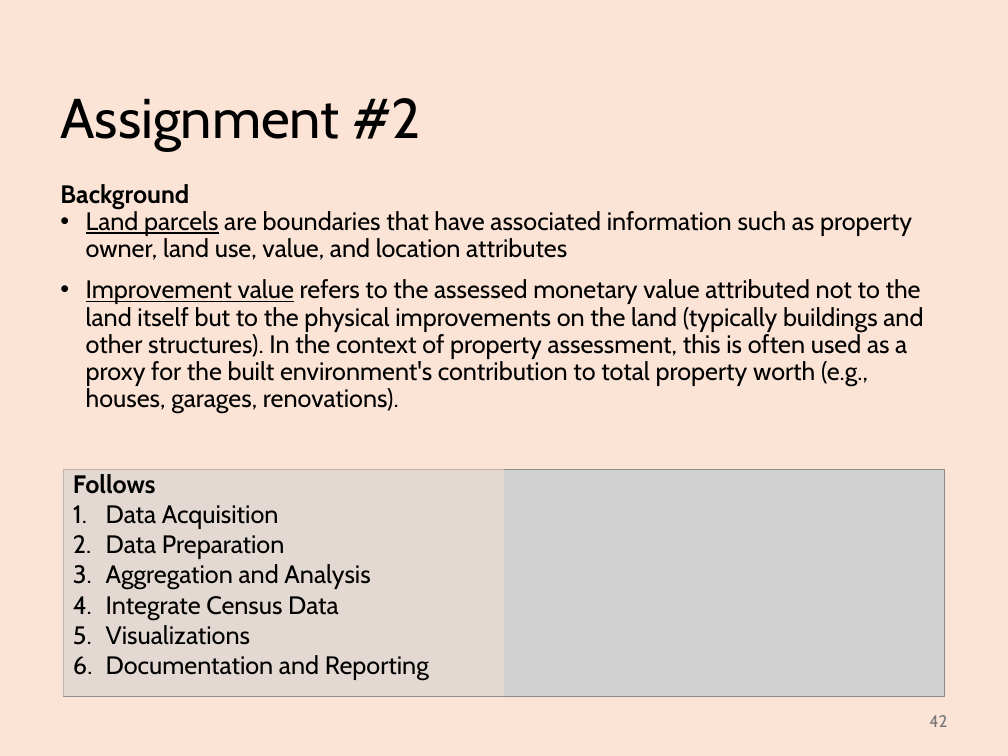
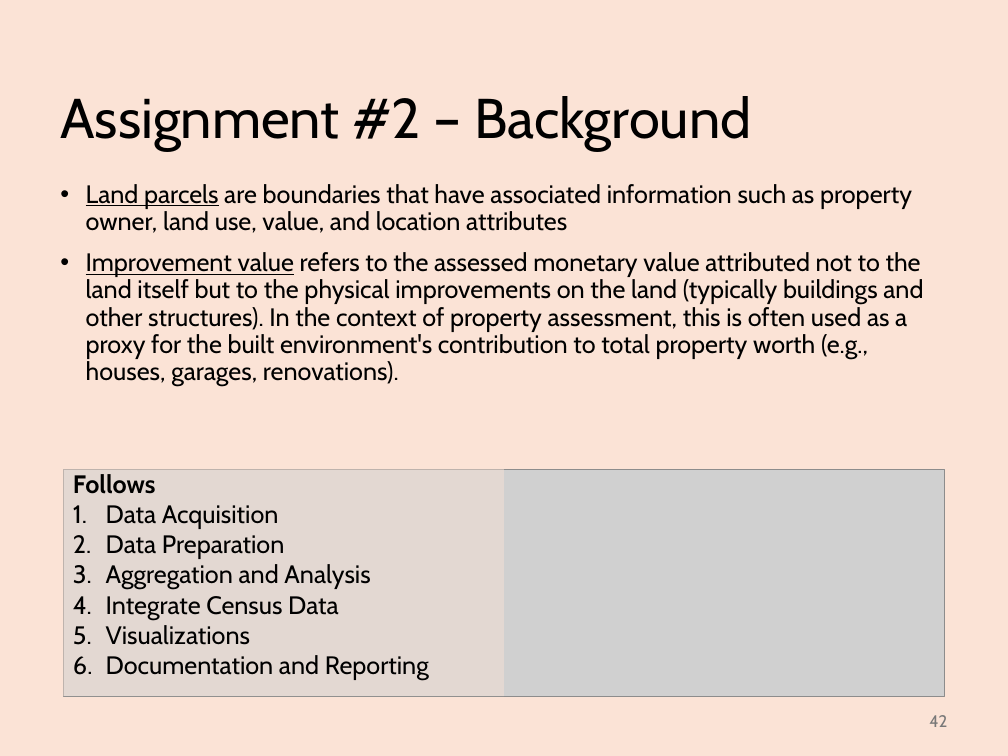
Before and after one commit to abuabara/abuabara.github.io, a slide deck: slide 42 of DAEN489S26/week2.pptx. Drawn at 1008x756 pixels with LibreOffice and Linux fonts; fonts in the diff are those of the drawing; grey boxes stand for pictures. Boxes give left, top, right and bottom in pixels: in the first picture for what was removed or moved away, otherwise in the second. Text is boxed around its words. In the diff, an @@ line names an element or a change of style, - is before the commit and + after.

```diff
--- a/DAEN489S26/week2.pptx
+++ b/DAEN489S26/week2.pptx
@@ title at bbox=[60, 96, 751, 151]: text changed @@
-Assignment #2
+Assignment #2 – Background
@@ text at bbox=[60, 184, 189, 209]: paragraph removed @@
-Background
```
Also in this commit, not shown: 11 other slides changed, 2 other files.
